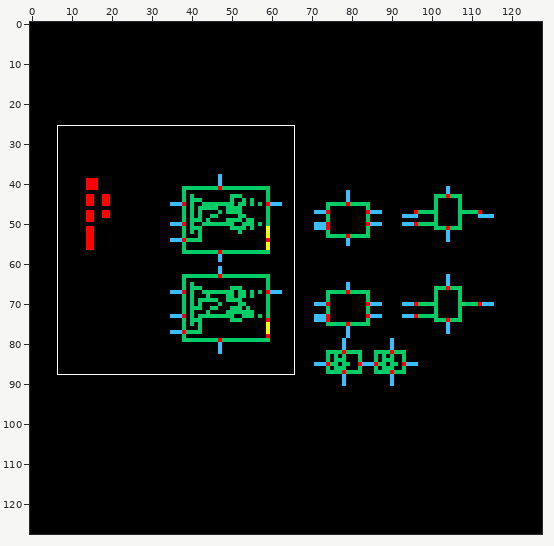
Two versions of one sprite sheet, bag_serdes_ec/qdr_sampler_column/schematic/thumbnail_128x128.png. The picture above shows the old version from afar; the outline marks the close-up.
Close-up. Old version:
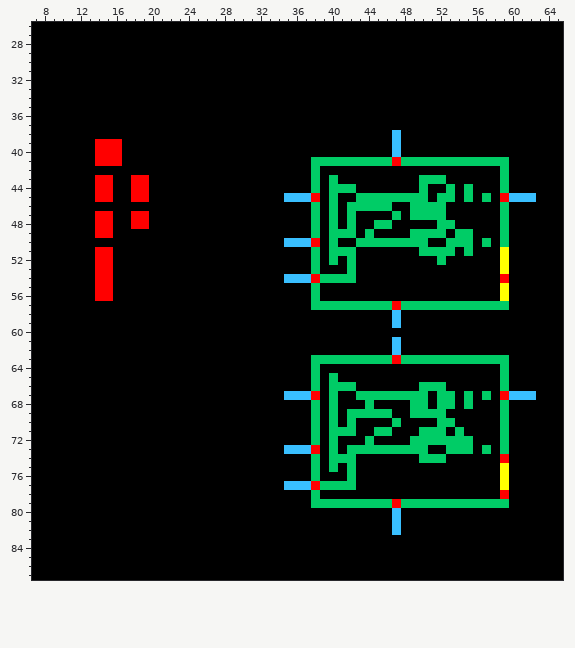
The file is 128x128 pixels. Shown: x 7..65, y 26..87. The commit also changed other parts of the picture, which this record leaves out.
After:
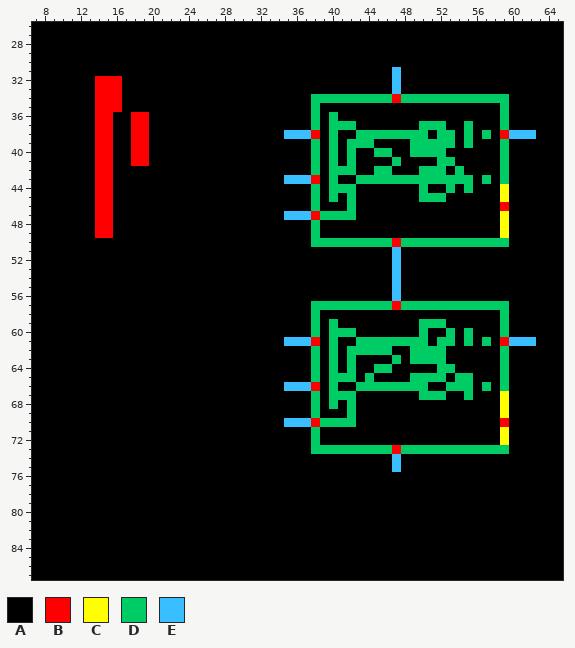
Palette (. is transparent): A #000000  B #ff0000  C #ffff00  D #00cc66  E #39bfff
From old to new:
Changed rows in their new state; - is an unchanged pixel.
first column x 14:
31 ---------------------------------E---------------
32 BBB------------------------------E---------------
33 BBB------------------------------E---------------
34 BBB---------------------DDDDDDDDDBDDDDDDDDDDDD---
35 BBB---------------------D--------------------D---
36 BB--BB------------------D-D------------------D---
37 BB--BB------------------D-DDD-------DDD--D---D---
38 BB--BB---------------EEEB-D--DDDDDDDD-DD-D-D-BEEE
39 --A-BB------------------D-D-DDD--A-DDDDD-D---D---
40 --A-BB------------------D-D-D--DDA-DDDD------D---
41 --A-BB-------------------A-A-AAAADAAAA--AAAAA----
42 BB------------------------DDD--DD---DDD-D--------
43 ----AA---------------EEEB----DDDDDDD---DDD-D-----
44 ----AA---------------------------------------C---
45 ----AA---------------AAAD---DAAAAAAA-D-A-A-A-CAAA
46 BB------------------------A--AAAA--AAAA------B---
47 ----AA---------------EEEBD-D-----A-AAAA------C---
48 ----AA--------------------A-A--AA-----AA-----C---
49 --------------------------AAA-A----AAAA-AA---C---
50 ---------------------AAADD-DD----B---DD---D-D----
51 AA----------------------A-AAA----E--AAAA-A---A---
52 AA----------------------A-A-A----E----A------A---
53 AA----------------------A---A----E-----------A---
54 AA-------------------AAAAAAAA----E-----------A---
55 AA----------------------A--------E-----------A---
56 AA----------------------A--------E-----------A---
58 ------------------------D--------A-----------D---
59 ------------------------D-D------A--DDD------D---
60 ------------------------D-DDD-------D--D-D---D---
61 ---------------------EEEB-D--DDDDDDDD-DD-D-D-BEEE
62 ------------------------D-D-DDDDDA-DDDD------D---
63 -------------------------A-A-AAAADA----AAAAAA----
64 --------------------------D-D--DD-----DD---------
65 ---------------------------DD-D----DDDD-DD-------
66 ---------------------EEEB--AADDDDDDD-AADDD-D-----
67 ---------------------AAAD--DDAAAAAAA-D-A---A-CAAA
68 ----------------------------D-A----AA-AA-A---C---
69 --------------------------A--AAAA--AAAA------C---
70 ---------------------EEEBD-D-----A----AA-----B---
71 --------------------------AAA--AA---AAA-A----C---
72 --------------------------A---A----AAAAAAA---C---
73 ---------------------AAADD-D-----B---DD---D-D----
74 ------------------------A-AAA----E--AAA------A---
75 ------------------------A-A-A----E-----------A---
76 ------------------------A---A----------------A---
77 ---------------------AAAAAAAA----------------A---
78 ------------------------A--------------------A---
79 ------------------------AAAAAAAAAAAAAAAAAAAAAA---
80 ---------------------------------A---------------
81 ---------------------------------A---------------
82 ---------------------------------A---------------
Boxes around the changes in both close-ups, in picture pixels (x1, y1, x2, y2):
changed: (284, 67, 536, 535)
changed: (95, 76, 149, 301)
